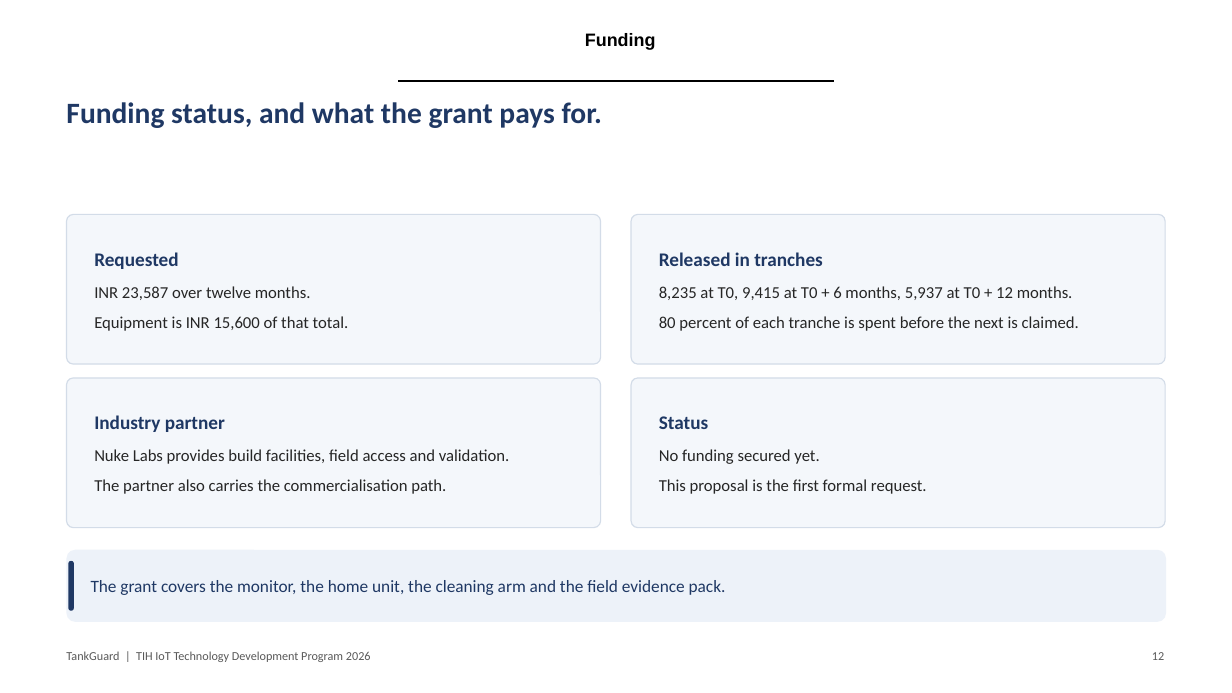
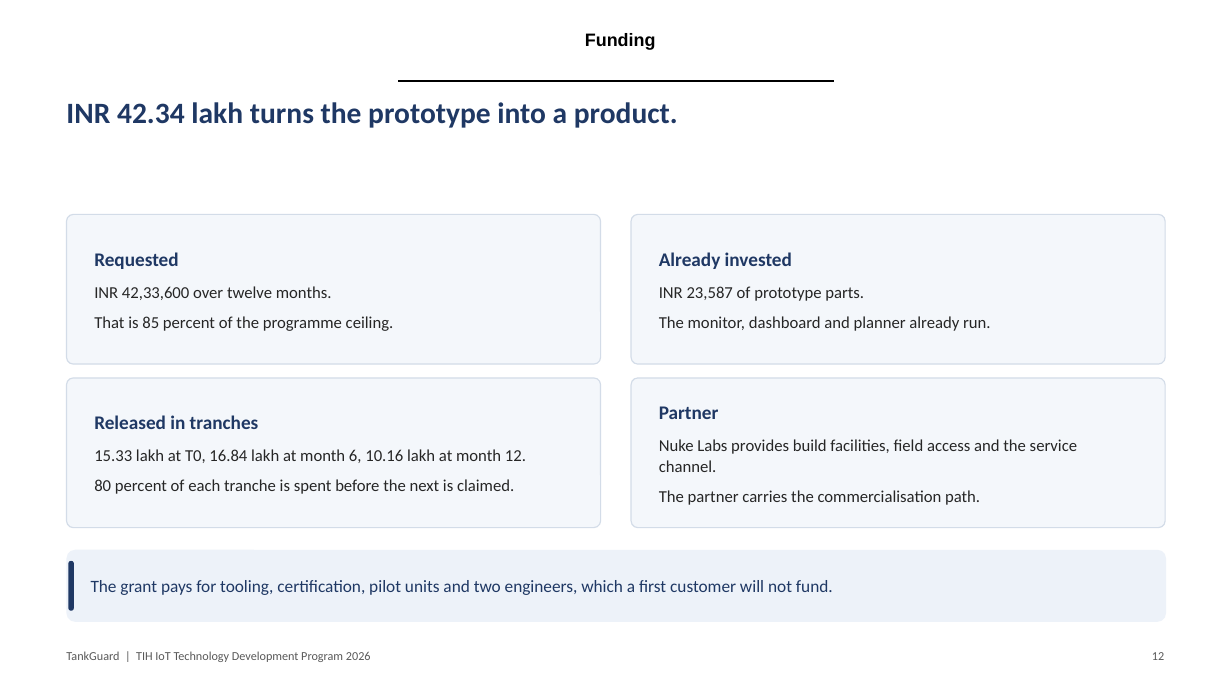
Before and after one commit to adithya-in/tankguard, a slide deck: slide 12 of docs/office/TankGuard_Presentation.pptx. Drawn at 1232x693 pixels with LibreOffice and Linux fonts; fonts in the diff are those of the drawing; background and template pictures are left out. Boxes give left, top, right and bottom in pixels: in the first picture for what was removed or moved away, otherwise in the second. Text is boxed around its words. In the diff, an @@ line names an element or a change of style, - is before the commit and + after.

Commit message:
docs(office): make the grant a commercialisation request, not a parts bill
TDP 11 funds up to INR 50 lakh over 12 months for TRL 6+ projects that are ready to commercialise. The previous ask was INR 23,587, which is the prototype's parts cost and was already spent, so it read as a reimbursement request and contradicted the TRL 6 entry rule.

The request is now INR 42,33,600: two engineers, tooling, twenty pilot units, certification, a patent and twelve field installations. The prototype spend is shown as prior investment, and the milestones end at a sale rather than a demonstration.

The proposal gains a commercialisation section with the buyer, price target, market base and route to revenue. The workbook now splits every head across the three tranches, and the PI affiliation is corrected to Sree Buddha College of Engineering with Nuke Labs as the industry partner.

```diff
--- a/docs/office/TankGuard_Presentation.pptx
+++ b/docs/office/TankGuard_Presentation.pptx
@@ text at <box>66,102,678,128</box>: text changed @@
-Funding status, and what the grant pays for.
+INR 42.34 lakh turns the prototype into a product.
@@ text at <box>659,252,990,331</box>: text changed @@
-Released in tranches
-8,235 at T0, 9,415 at T0 + 6 months, 5,937 at T0 + 12 months.
-80 percent of each tranche is spent before the next is claimed.
+Already invested
+INR 23,587 of prototype parts.
+The monitor, dashboard and planner already run.
@@ text at <box>94,286,394,331</box>: text changed @@
-INR 23,587 over twelve months.
-Equipment is INR 15,600 of that total.
+INR 42,33,600 over twelve months.
+That is 85 percent of the programme ceiling.
@@ text at <box>94,415,526,494</box>: text changed @@
-Industry partner
-Nuke Labs provides build facilities, field access and validation.
-The partner also carries the commercialisation path.
+Released in tranches
+15.33 lakh at T0, 16.84 lakh at month 6, 10.16 lakh at month 12.
+80 percent of each tranche is spent before the next is claimed.
@@ text at <box>659,406,1077,505</box>: text changed @@
-Status
-No funding secured yet.
-This proposal is the first formal request.
+Partner
+Nuke Labs provides build facilities, field access and the service channel.
+The partner carries the commercialisation path.
@@ text at <box>91,580,833,595</box>: text changed @@
-The grant covers the monitor, the home unit, the cleaning arm and the field evidence pack.
+The grant pays for tooling, certification, pilot units and two engineers, which a first customer will not fund.
```
Also in this commit, not shown: 5 other slides changed, 1 slide added, 1 slide removed, 3 other files.
